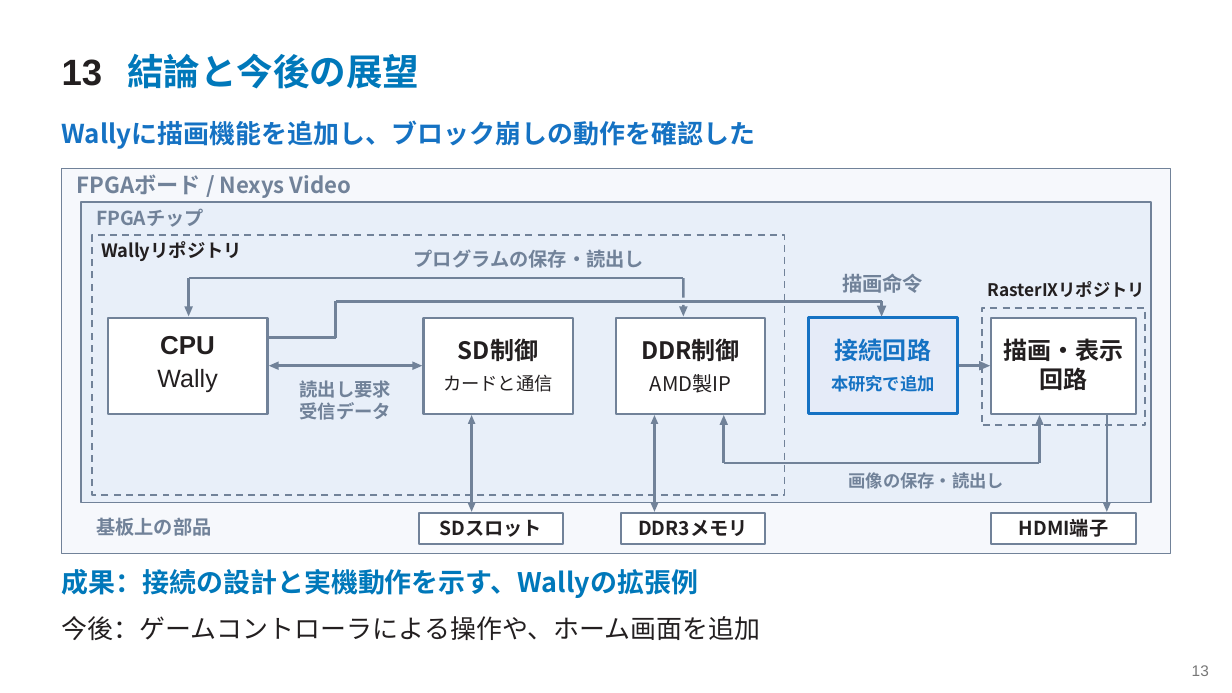
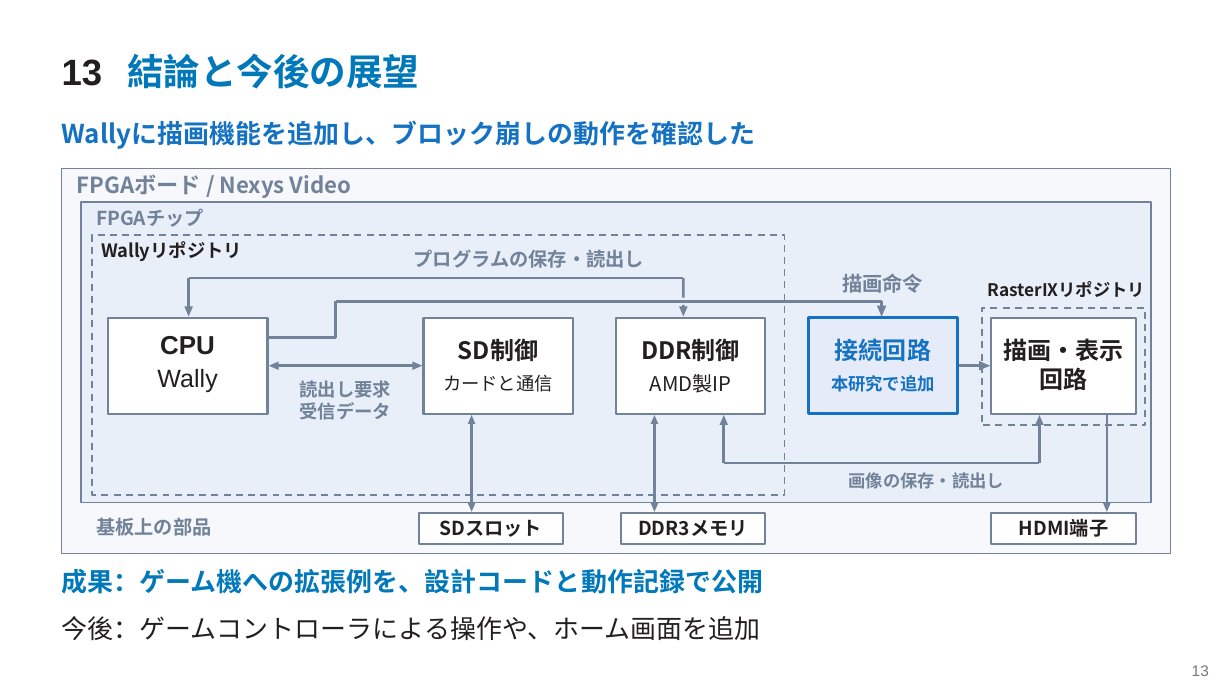
Before and after one commit to SoshiroFujimori/wally-game-console-research, a slide deck: slide 13 of docs/presentation/中間発表_主要事項.pptx. Drawn at 1232x693 pixels with LibreOffice and Linux fonts; fonts in the diff are those of the drawing. Boxes give left, top, right and bottom in pixels: in the first picture for what was removed or moved away, otherwise in the second. Text is boxed around its words. In the diff, an @@ line names an element or a change of style, - is before the commit and + after.

```diff
--- a/docs/presentation/中間発表_主要事項.pptx
+++ b/docs/presentation/中間発表_主要事項.pptx
@@ text at <box>62,569,763,594</box>: text changed; size 21 to 20.2 pt @@
-成果：接続の設計と実機動作を示す、Wallyの拡張例
+成果：ゲーム機への拡張例を、設計コードと動作記録で公開
```
Also in this commit, not shown: 8 other slides changed, 3 slides added, 3 slides removed, 23 other files.
